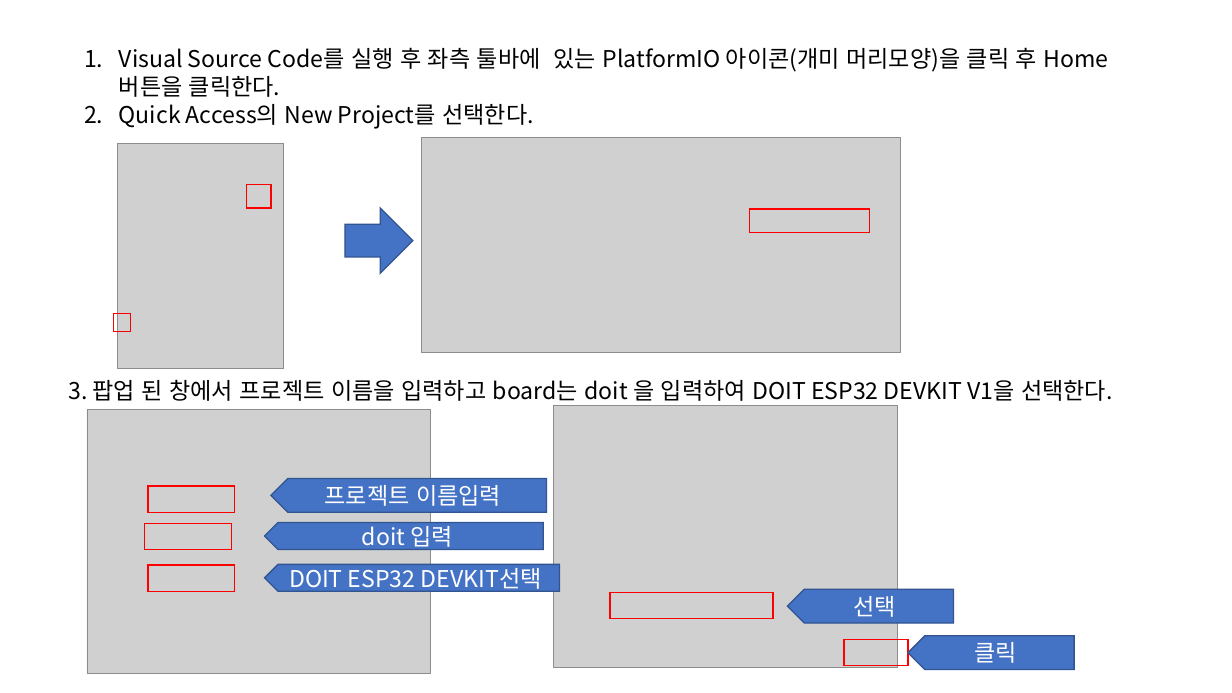
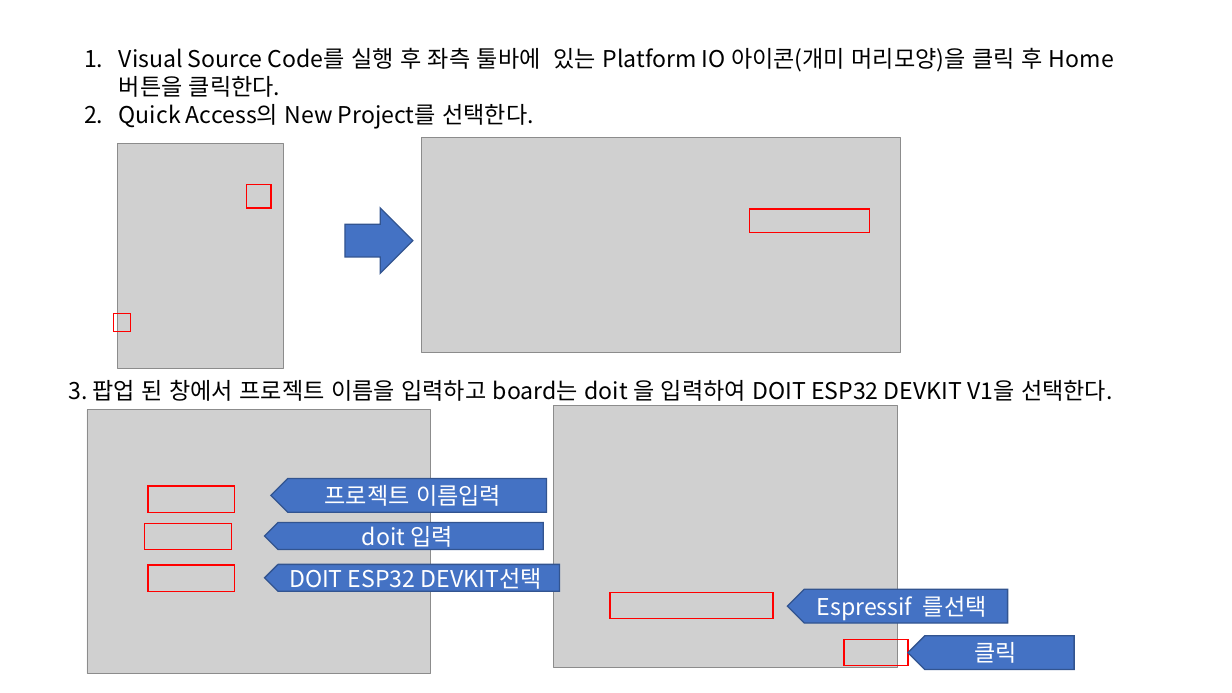
Before and after one commit to mocona05/seoil_uni_project, a slide deck: slide 1 of ESP32/DOC/PlatformIO로 Espressif타겟 프로젝트 만들기.pptx. Drawn at 1232x693 pixels with LibreOffice and Linux fonts; fonts in the diff are those of the drawing; grey boxes stand for pictures. Boxes give left, top, right and bottom in pixels: in the first picture for what was removed or moved away, otherwise in the second. Text is boxed around its words. In the diff, an @@ line names an element or a change of style, - is before the commit and + after.

```diff
--- a/ESP32/DOC/PlatformIO로 Espressif타겟 프로젝트 만들기.pptx
+++ b/ESP32/DOC/PlatformIO로 Espressif타겟 프로젝트 만들기.pptx
@@ text at <box>119,47,1042,97</box>: spaces changed @@
-1. Visual Source Code를 실행 후 좌측 툴바에 있는 PlatformIO 아이콘(개미 머리모양)을 클릭 후 Home버튼을 클릭한다.
+1. Visual Source Code를 실행 후 좌측 툴바에 있는 Platform IO 아이콘(개미 머리모양)을 클릭 후 Home버튼을 클릭한다.
@@ pentagon arrow "Espressif 를선택": place and size @@
-pentagon arrow "Espressif 를선택" at <box>787,590,954,624</box>
+pentagon arrow "Espressif 를선택" at <box>787,590,1007,624</box>
@@ text in pentagon arrow at <box>817,596,987,621</box>: text changed @@
-선택
+Espressif 를선택
```
Also in this commit, not shown: 2 other slides changed, 43 other files.
